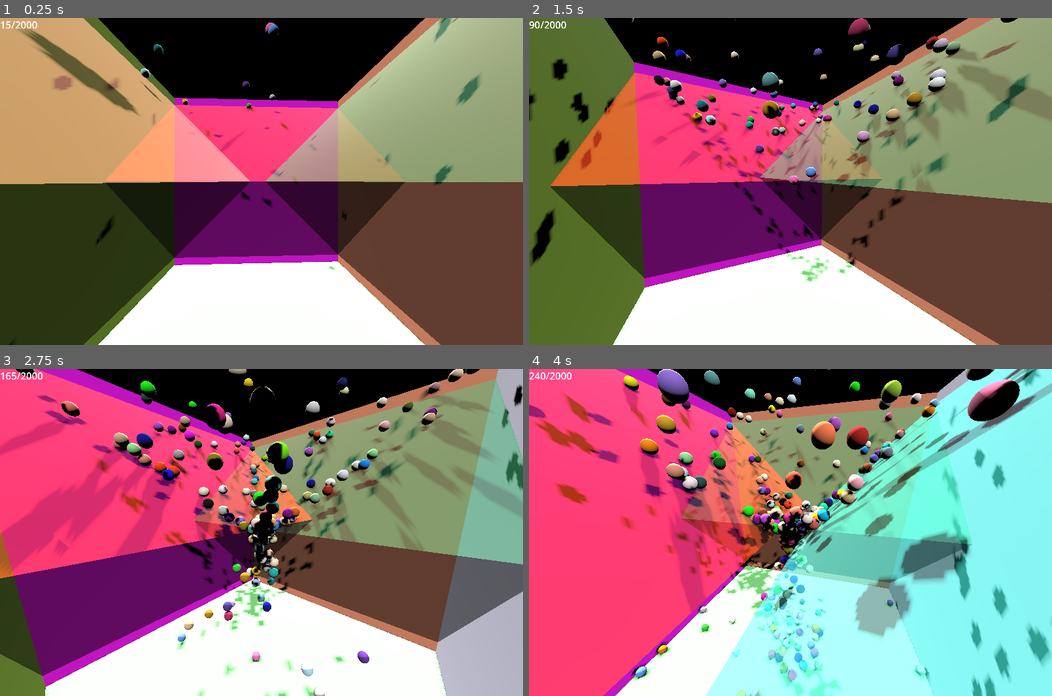
Above: before the commit, frames 1-4 (two rows, left to right).
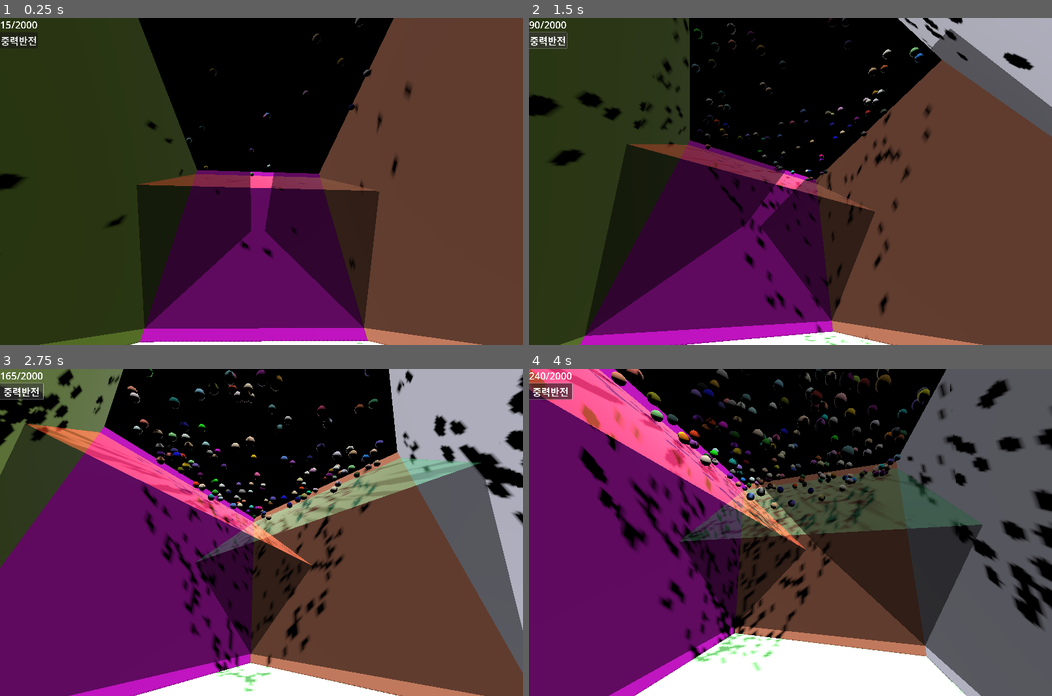
Above: after the commit, the same moments.

Repository: kasworld/gd4hourglass
Game: Godot game, scene res://main.tscn
Two runs of this game, one before a commit and one after it. Both use one fixed random seed, a clock stepped at 60 frames per second and the inputs below.
Inputs (mouse positions are in pixels of both pictures, inside the frame that each line leads up to):
- Up to frame 1 (0.25 s): no input
- Up to frame 2 (1.5 s): click (549, 40) at 0.5 s, where only the run after the commit has a clickable "중력반전"; click (549, 40) at 1.25 s, where only the run after the commit has a clickable "중력반전"
- Up to frame 3 (2.75 s): click (20, 391) at 2 s, where only the run after the commit has a clickable "중력반전"
- Up to frame 4 (4 s): tap Enter at 2.75, 3.6 s; move the mouse to (905, 516) at 2.77 s; tap Space at 2.85, 3.02, 3.32, 3.77, 3.8 s; click (905, 516) at 2.92 s; move the mouse to (685, 548) at 3.52 s; click (685, 548) at 3.67 s

The runs differ from the first frame. In frame 1, 59% of the frame differs, in the area x 0-100%, y 0-100%; in frame 2, 74%; in frame 3, 72%; in frame 4, 92%.

Commit message:
중력반전 추가

Diff:
--- a/main.gd
+++ b/main.gd
@@ -5,7 +5,7 @@
 func _ready() -> void:
 	var vp_size = get_viewport().get_visible_rect().size
 	var 짧은길이 = min(vp_size.x,vp_size.y)
-	$"왼쪽패널".size = Vector2(vp_size.x/2 - 짧은길이/2, vp_size.y)
+	#$"왼쪽패널".size = Vector2(vp_size.x/2 - 짧은길이, vp_size.y)
 
 	reset_camera_pos()
 
@@ -20,17 +20,10 @@
 			).set_color(random_color()
 			).set_radius(0.3
 		)))
-		#$DropContainer.add_child(rand_pos_rot(
-			#preload("res://char.tscn").instantiate(
-			#).init(Vector3.ZERO, Vector3.ZERO
-			#).set_char(deck.pick_random()
-			#).set_color(random_color()
-			#).set_height_depth(0.6,0.1
-		#)))
 	update_label()
 	var t = Time.get_unix_time_from_system() /-3.0
 	if camera_move:
-		$Camera3D.position = Vector3(sin(t)*10, sin(t)*5+5, cos(t)*10)
+		$Camera3D.position = Vector3(sin(t)*10, sin(t)*8, cos(t)*10)
 		$Camera3D.look_at(Vector3.ZERO)
 
 func update_label() -> void:
@@ -51,6 +44,7 @@
 var key2fn = {
 	KEY_ESCAPE:_on_button_esc_pressed,
 	KEY_ENTER:_on_카메라변경_pressed,
+	KEY_SPACE:_on_중력반전_pressed,
 }
 func _unhandled_input(event: InputEvent) -> void:
 	if event is InputEventKey and event.pressed:
@@ -63,7 +57,6 @@
 func _on_button_esc_pressed() -> void:
 	get_tree().quit()
 
-
 func _on_카메라변경_pressed() -> void:
 	camera_move = !camera_move
 	if camera_move == false:
@@ -73,3 +66,9 @@
 	$Camera3D.position = Vector3(1,10,0)
 	$Camera3D.look_at(Vector3.ZERO)
 	$Camera3D.far = 50
+
+func _on_중력반전_pressed() -> void:
+	var current_gravity :Vector3 = PhysicsServer3D.area_get_param(get_viewport().find_world_3d().space, PhysicsServer3D.AREA_PARAM_GRAVITY_VECTOR )
+	# Set the default gravity direction to `Vector3(0, -1, 0)`.
+	#PhysicsServer3D.area_set_param(get_viewport().find_world_3d().space, PhysicsServer3D.AREA_PARAM_GRAVITY_VECTOR, Vector3.DOWN)
+	PhysicsServer3D.area_set_param(get_viewport().find_world_3d().space, PhysicsServer3D.AREA_PARAM_GRAVITY_VECTOR, -current_gravity)
--- a/main.tscn
+++ b/main.tscn
@@ -1,8 +1,11 @@
-[gd_scene load_steps=4 format=3 uid="uid://77755d2wkde0"]
+[gd_scene load_steps=5 format=3 uid="uid://77755d2wkde0"]
 
 [ext_resource type="Script" uid="uid://7lxpeq7pdhao" path="res://main.gd" id="1_ig7tw"]
 [ext_resource type="PackedScene" uid="uid://2s14pnvkeo8t" path="res://glass_plane.tscn" id="3_1bvp3"]
 [ext_resource type="PackedScene" uid="uid://dwv6qfmupuvqj" path="res://wall.tscn" id="3_h2yge"]
+
+[sub_resource type="Theme" id="Theme_h2yge"]
+default_font_size = 48
 
 [node name="Main" type="Node3D"]
 script = ExtResource("1_ig7tw")
@@ -50,10 +53,14 @@
 [node name="왼쪽패널" type="VBoxContainer" parent="."]
 offset_right = 40.0
 offset_bottom = 40.0
+theme = SubResource("Theme_h2yge")
 
 [node name="Label" type="Label" parent="왼쪽패널"]
 layout_mode = 2
-theme_override_font_sizes/font_size = 48
+
+[node name="중력반전" type="Button" parent="왼쪽패널"]
+layout_mode = 2
+text = "중력반전"
 
 [node name="GlassPlane" parent="." instance=ExtResource("3_1bvp3")]
 transform = Transform3D(0.707107, -0.707107, 0, 0.707107, 0.707107, 0, 0, 0, 1, 15, 0, 0)
@@ -66,3 +73,5 @@
 
 [node name="GlassPlane4" parent="." instance=ExtResource("3_1bvp3")]
 transform = Transform3D(1, 0, 0, 0, 0.707107, -0.707107, 0, 0.707107, 0.707107, 0, 0, -15)
+
+[connection signal="pressed" from="왼쪽패널/중력반전" to="." method="_on_중력반전_pressed"]
